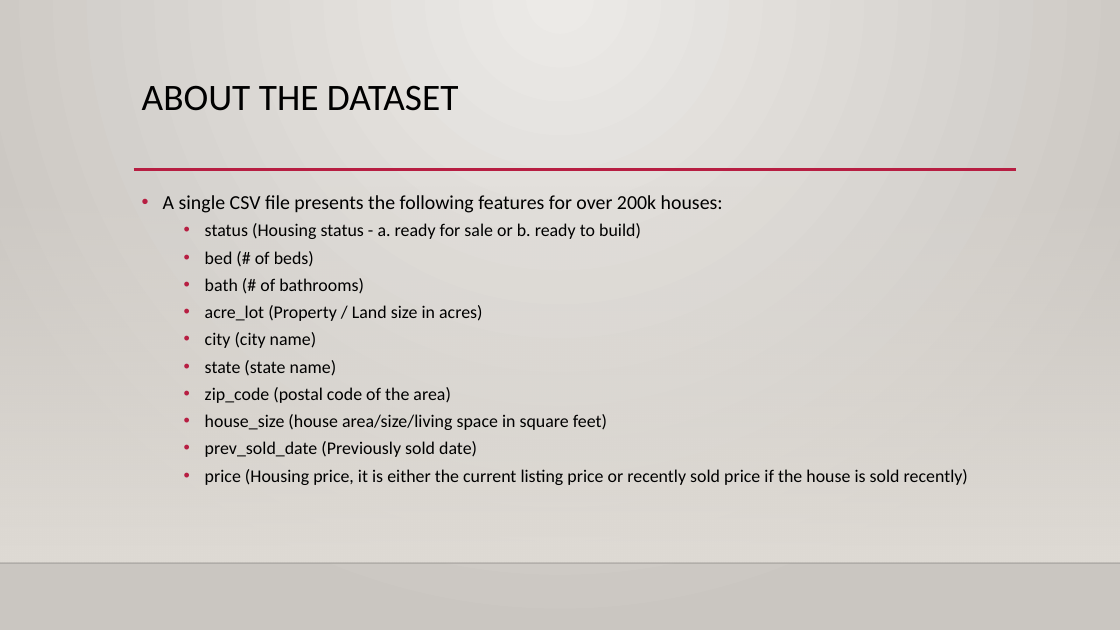
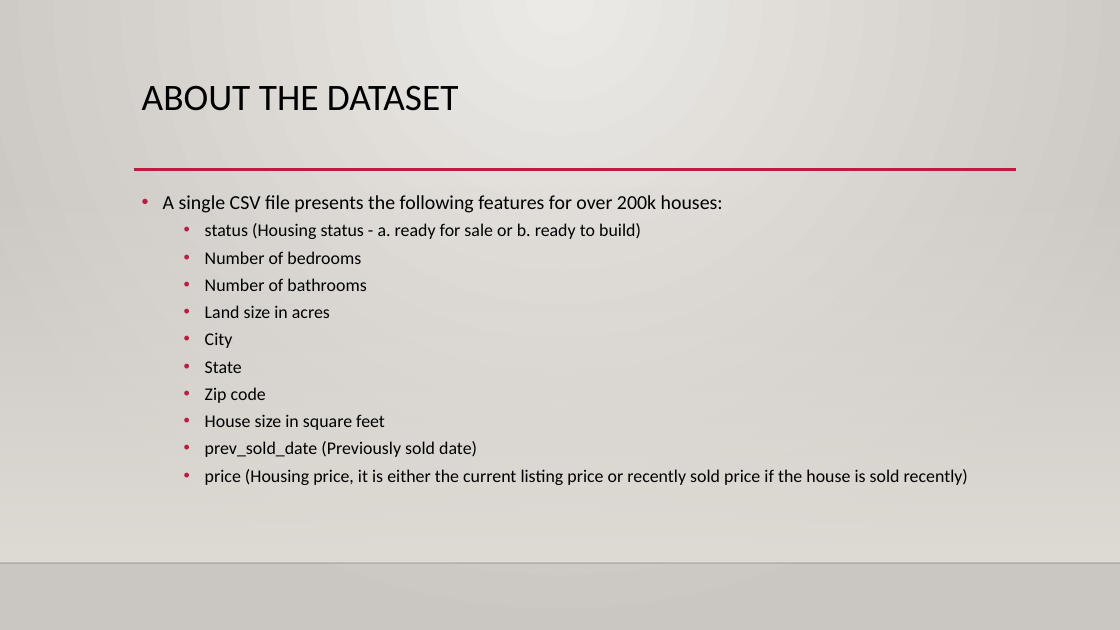
Before and after one commit to rygall/cs613_project, a slide deck: slide 4 of USA Real Estate Price Prediction_ryanedits.pptx. Drawn at 1120x630 pixels with LibreOffice and Linux fonts; fonts in the diff are those of the drawing; background and template pictures are left out. Boxes give left, top, right and bottom in pixels: in the first picture for what was removed or moved away, otherwise in the second. Text is boxed around its words. In the diff, an @@ line names an element or a change of style, - is before the commit and + after.

```diff
--- a/USA Real Estate Price Prediction_ryanedits.pptx
+++ b/USA Real Estate Price Prediction_ryanedits.pptx
@@ text at (205,251,385,430): text changed @@
-  • bed (# of beds)
-  • bath (# of bathrooms)
-  • acre_lot (Property / Land size in acres)
-  • city (city name)
-  • state (state name)
-  • zip_code (postal code of the area)
-  • house_size (house area/size/living space in square feet)
+  • Number of bedrooms
+  • Number of bathrooms
+  • Land size in acres
+  • City
+  • State
+  • Zip code
+  • House size in square feet
```
